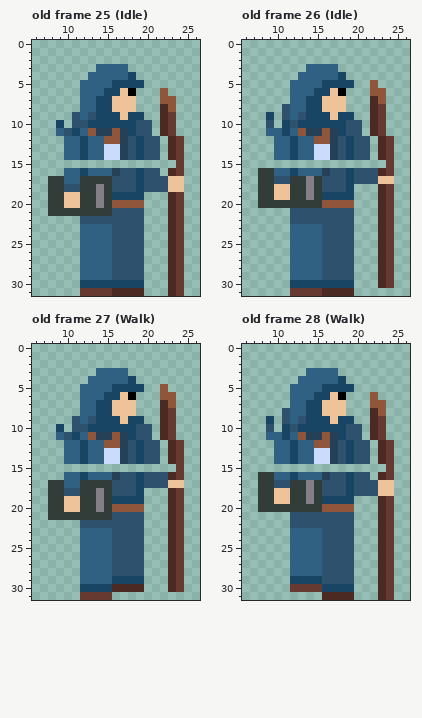
Two states of a pixel-art file, src/assets/images/own/Humans.aseprite. Above is the file before it was changed.
32x32 pixels, 46 frames. Colours within 5 levels of each other are drawn and written as one. Shown: old frame 25 (Idle): x 6..26, y 0..31; old frame 26 (Idle): x 6..26, y 0..31; old frame 27 (Walk): x 6..26, y 0..31; old frame 28 (Walk): x 6..26, y 0..31. The commit also changed other frames, which this record leaves out.
After the commit:
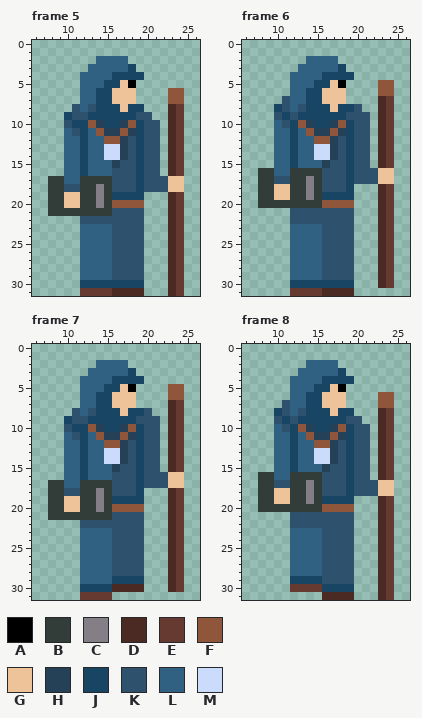
Palette (. is transparent): A #000000  B #323c39  C #847e87  D #4c2a24  E #663931  F #8f563b  G #eec39a  H #244157  J #194564  K #2e526d  L #306082  M #cbdbfc
A new or re-ordered frame is compared with the old frame closest to it.
From old to new:
layer "Layer" added
layer "Head" removed
frames re-ordered
Frame 5 against old frame 25 (Idle):
y 2: x 14..17 .... -> LLLL
y 3: x 13 . -> L; x 18 . -> J
y 4: x 12 . -> L; x 16..17 LL -> JJ; x 19 . -> J
y 5: x 15 L -> J; x 17..19 JJJ -> GA.
y 6: x 14 L -> J; x 16 J -> G; x 18 A -> G; x 22..24 F.. -> .FF
y 7: x 22 F -> .; x 24 . -> F
y 8: x 11 . -> K; x 13 L -> K; x 16 G -> J; x 18..19 G. -> JJ; x 22..24 DF. -> .DE
y 9: x 10 . -> J; x 12..13 LK -> KJ; x 17 G -> J; x 19..20 J. -> KK; x 22..24 DE. -> .DE
y 10: x 9..14 J.KKJJ -> .KJJFH; x 17..19 JJK -> HFJ; x 21..24 .DE. -> K.DE
y 11: x 9..14 LKJLFH -> .LKJLF; x 16..19 FHJK -> HFHJ; x 21..24 .DE. -> K.DE
y 15: x 10..21 ............ -> LLJLLLHKKJKK; x 23 . -> D
y 16: x 16 H -> K
Frame 6 against old frame 26 (Idle):
y 2: x 14..17 .... -> LLLL
y 3: x 13 . -> L; x 18 . -> J
y 4: x 12 . -> L; x 16..17 LL -> JJ; x 19 . -> J
y 5: x 15 L -> J; x 17..19 JJJ -> GA.; x 22..24 F.. -> .FF
y 6: x 14 L -> J; x 16 J -> G; x 18 A -> G; x 22 F -> .; x 24 . -> F
y 7: x 11 . -> K; x 22..24 DF. -> .DE
y 8: x 10 . -> J; x 13 L -> K; x 16 G -> J; x 18..20 G.. -> JJK; x 22..24 DE. -> .DE
y 9: x 9..13 J.KLK -> .KJKJ; x 17 G -> J; x 19..24 J..DE. -> KKK.DE
y 10: x 9..14 K.JKJJ -> .LKJFH; x 17..19 JJK -> HFJ; x 21..24 .DE. -> K.DE
y 11: x 9 L -> .; x 11..14 JLFH -> LJLF; x 16..19 FHJK -> HFHJ; x 21..24 .DE. -> K.DE
y 15: x 10..21 ............ -> LLJLLLHKKJKK; x 23 . -> D
y 16: x 12..16 JLLLH -> BBBBK; x 23..24 DE -> GG
Frame 7 against old frame 27 (Walk):
y 2: x 14..17 .... -> LLLL
y 3: x 13 . -> L; x 18 . -> J
y 4: x 12 . -> L; x 16..17 LL -> JJ; x 19 . -> J
y 5: x 15 L -> J; x 17..19 JJJ -> GA.; x 22..24 F.. -> .FF
y 6: x 14 L -> J; x 16 J -> G; x 18 A -> G; x 22 F -> .; x 24 . -> F
y 7: x 22..24 DF. -> .DE
y 8: x 11 . -> K; x 13 L -> K; x 16 G -> J; x 18..20 G.. -> JJK; x 22..24 DE. -> .DE
y 9: x 10 . -> J; x 12..13 LK -> KJ; x 17 G -> J; x 19..24 J..DE. -> KKK.DE
y 10: x 9..14 J.KKJJ -> .KJJFH; x 17..19 JJK -> HFJ; x 21..24 .DE. -> K.DE
y 11: x 9..14 LKJLFH -> .LKJLF; x 16..19 FHJK -> HFHJ; x 21..24 .DE. -> K.DE
y 15: x 10..21 ............ -> LLJLLLHKKJKK; x 23 . -> D
y 16: x 16 H -> K; x 23..24 DE -> GG
Frame 8 against old frame 28 (Walk):
y 2: x 14..17 .... -> LLLL
y 3: x 13 . -> L; x 18 . -> J
y 4: x 12 . -> L; x 16..17 LL -> JJ; x 19 . -> J
y 5: x 15 L -> J; x 17..19 JJJ -> GA.
y 6: x 14 L -> J; x 16 J -> G; x 18 A -> G; x 22..24 F.. -> .FF
y 7: x 11 . -> K; x 22 F -> .; x 24 . -> F
y 8: x 10 . -> J; x 13 L -> K; x 16 G -> J; x 18..19 G. -> JJ; x 22..24 DF. -> .DE
y 9: x 9..13 J.KLK -> .KJKJ; x 17 G -> J; x 19..20 J. -> KK; x 22..24 DE. -> .DE
y 10: x 9..14 K.JKJJ -> .LKJFH; x 17..19 JJK -> HFJ; x 21..24 .DE. -> K.DE
y 11: x 9 L -> .; x 11..14 JLFH -> LJLF; x 16..19 FHJK -> HFHJ; x 21..24 .DE. -> K.DE
y 15: x 10..21 ............ -> LLJLLLHKKJKK; x 23 . -> D
y 16: x 12..16 JLLLH -> BBBBK
